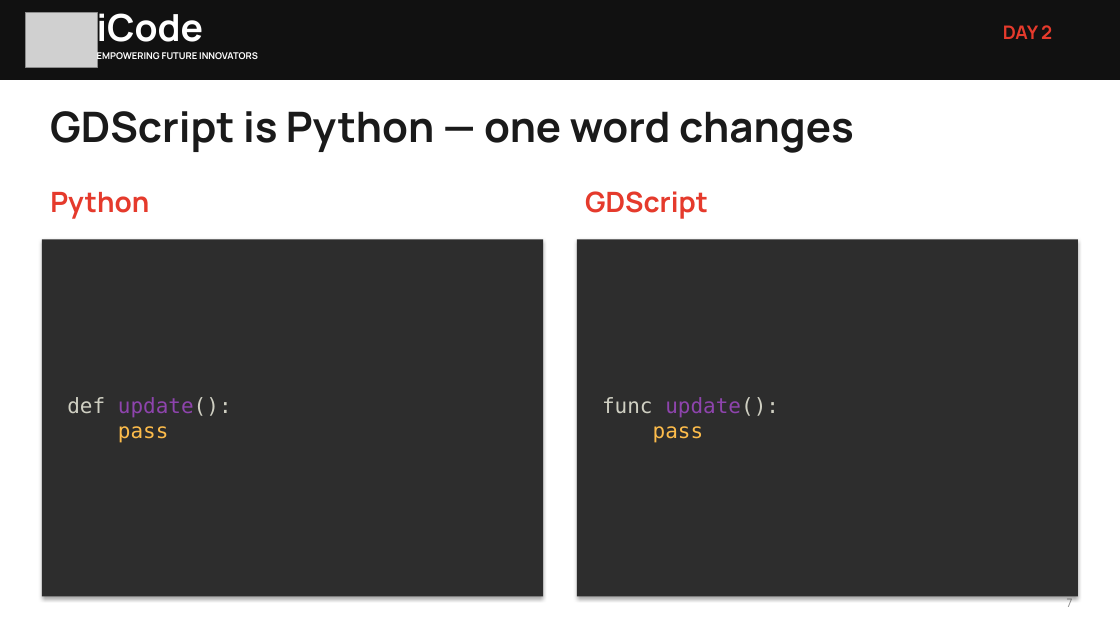
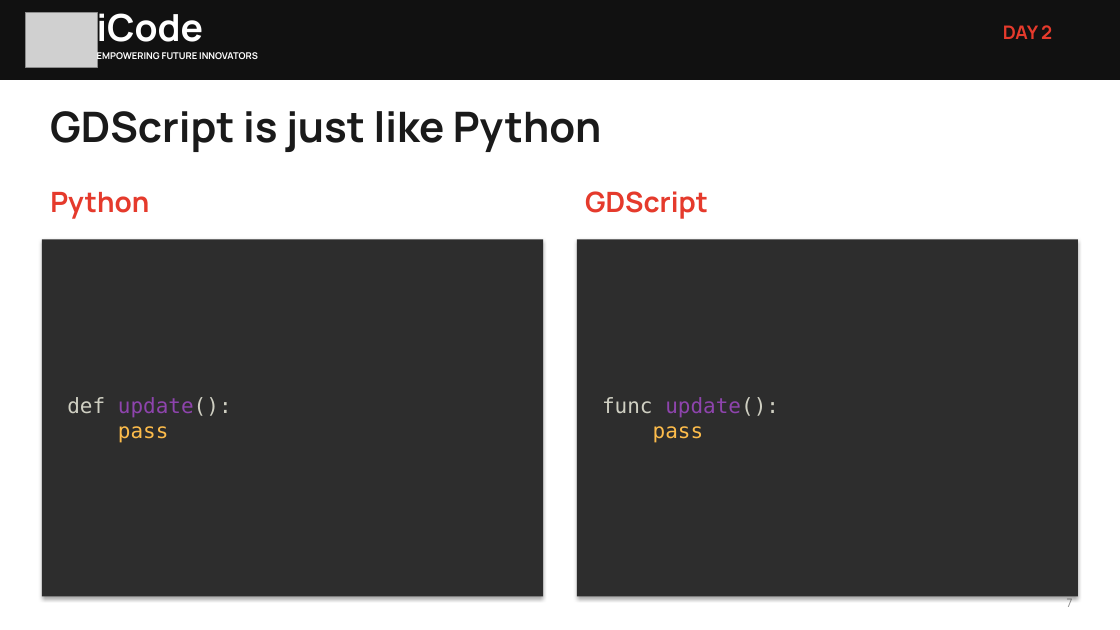
Before and after one commit to Westopoli/iCodeVRCamp, a slide deck: slide 7 of slides/out/D2Final.pptx. Drawn at 1120x630 pixels with LibreOffice and Linux fonts; fonts in the diff are those of the drawing; grey boxes stand for pictures. Boxes give left, top, right and bottom in pixels: in the first picture for what was removed or moved away, otherwise in the second. Text is boxed around its words. In the diff, an @@ line names an element or a change of style, - is before the commit and + after.

```diff
--- a/slides/out/D2Final.pptx
+++ b/slides/out/D2Final.pptx
@@ text at <box>50,111,602,152</box>: text changed @@
-GDScript is Python — one word changes
+GDScript is just like Python
```
Also in this commit, not shown: 24 other files.
